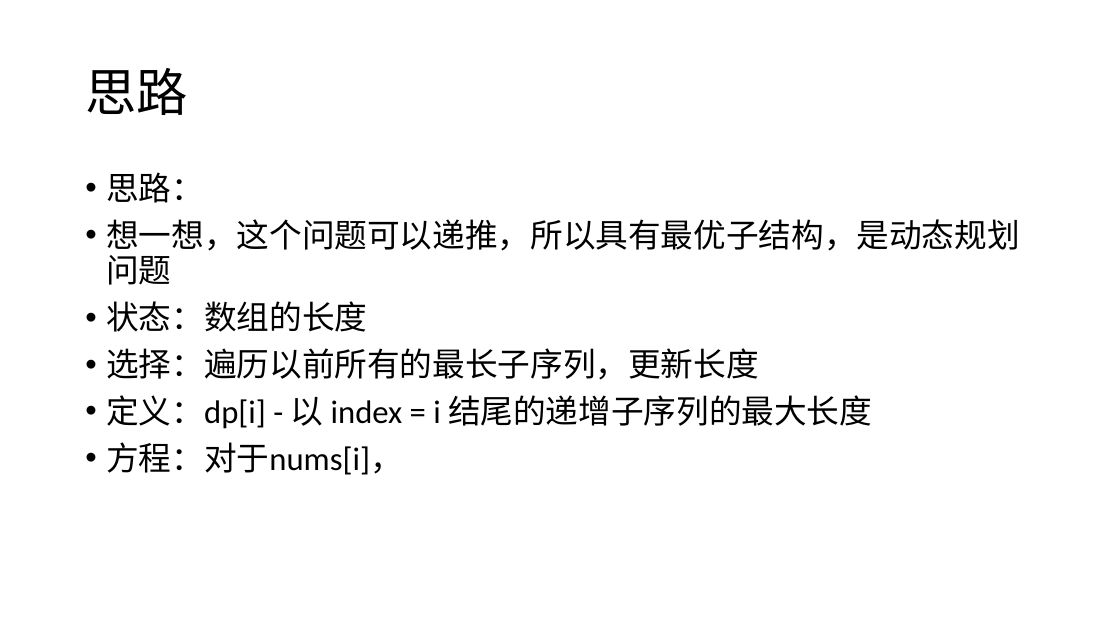
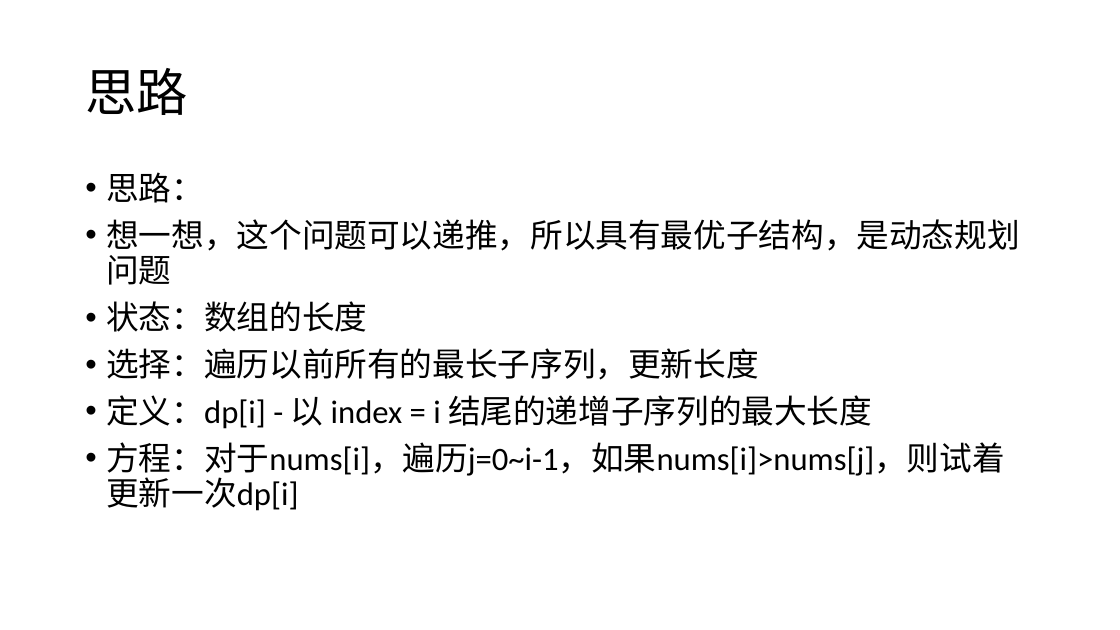
Before and after one commit to CR7dongfeng/my_leetcode, a slide deck: slide 2 of PPTs/最长递增子序列.pptx. Drawn at 1120x630 pixels with LibreOffice and Linux fonts; fonts in the diff are those of the drawing. Boxes give left, top, right and bottom in pixels: in the first picture for what was removed or moved away, otherwise in the second. Text is boxed around its words. In the diff, an @@ line names an element or a change of style, - is before the commit and + after.

```diff
--- a/PPTs/最长递增子序列.pptx
+++ b/PPTs/最长递增子序列.pptx
@@ text at bbox=[106, 442, 1004, 511]: text changed @@
-• 方程：对于nums[i]，
+• 方程：对于nums[i]，遍历j=0~i-1，如果nums[i]>nums[j]，则试着更新一次dp[i]
```
